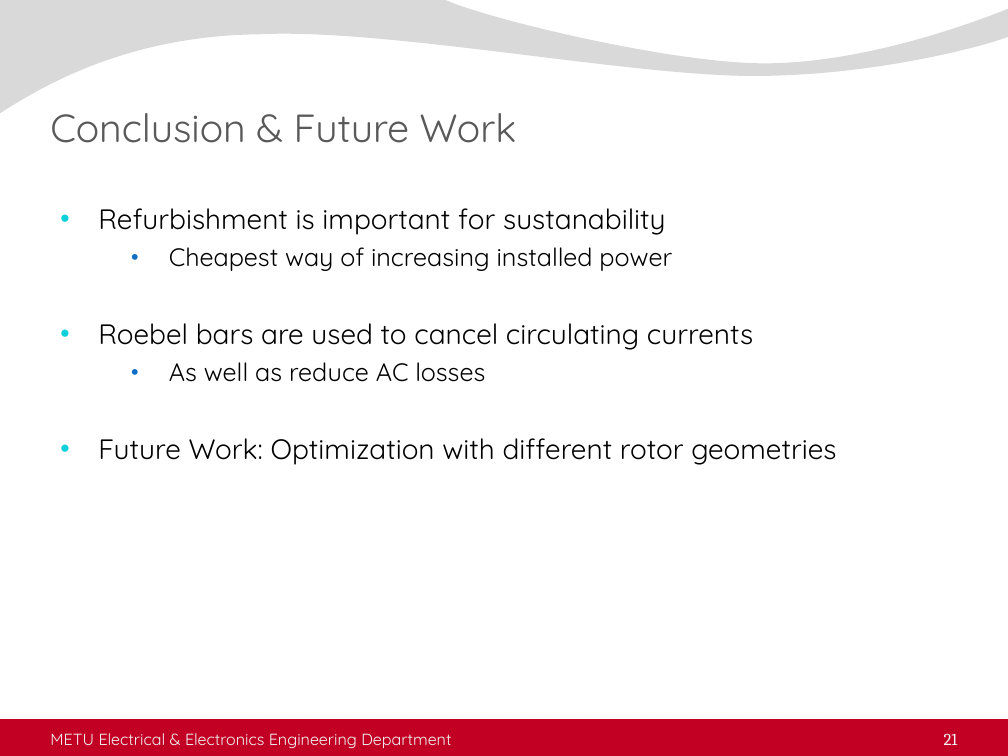
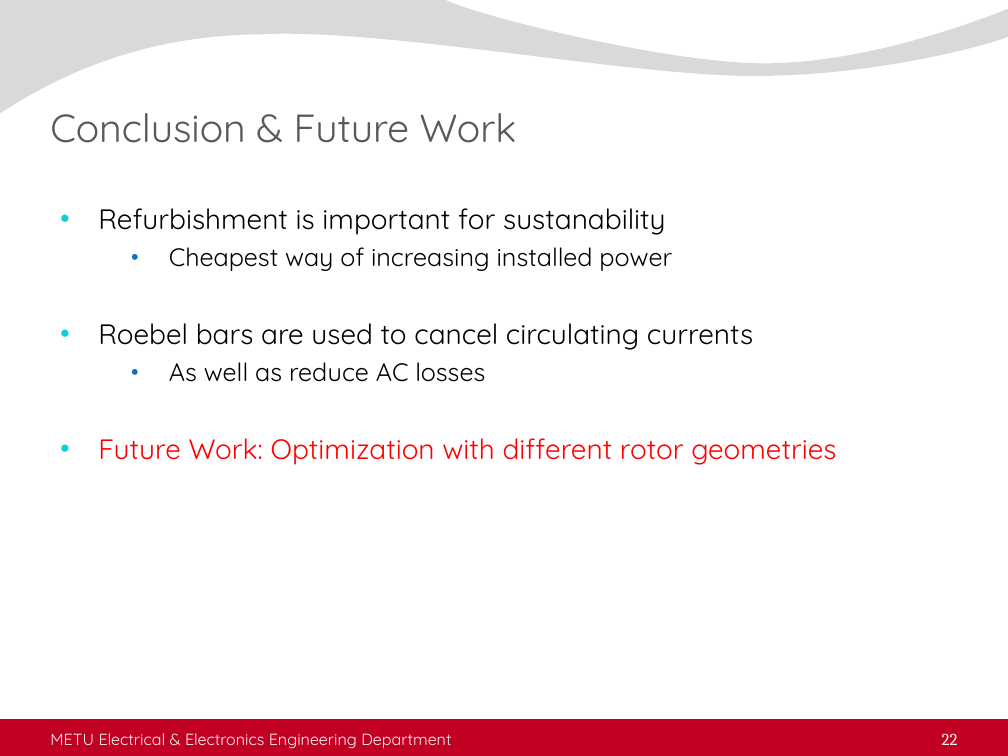
Before and after one commit to sametyakut/Studies, a slide deck: slide 22 of Presentations/5-Seminar_Presentation_2023_11_23.pptx (slide 21 before the commit). Drawn at 1008x756 pixels with LibreOffice and Linux fonts; fonts in the diff are those of the drawing; background and template pictures are left out. Boxes give left, top, right and bottom in pixels: in the first picture for what was removed or moved away, otherwise in the second. Text is boxed around its words. In the diff, an @@ line names an element or a change of style, - is before the commit and + after.

```diff
--- a/Presentations/5-Seminar_Presentation_2023_11_23.pptx
+++ b/Presentations/5-Seminar_Presentation_2023_11_23.pptx
@@ text at [98, 438, 836, 465]: text colour #000000 to #FF0000 in "Future Work: Optimization with different rotor geometries" @@
@@ page number at [942, 733, 958, 745]: text changed @@
-21
+22
```
Also in this commit, not shown: 7 other slides changed, 1 slide added, 2 other files.
